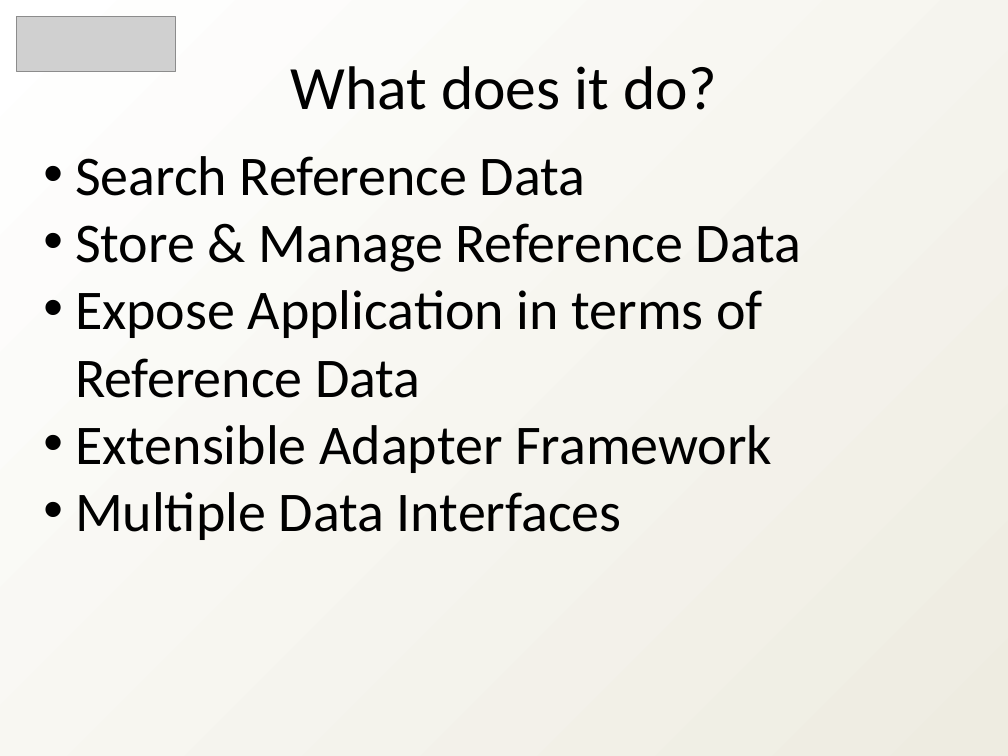
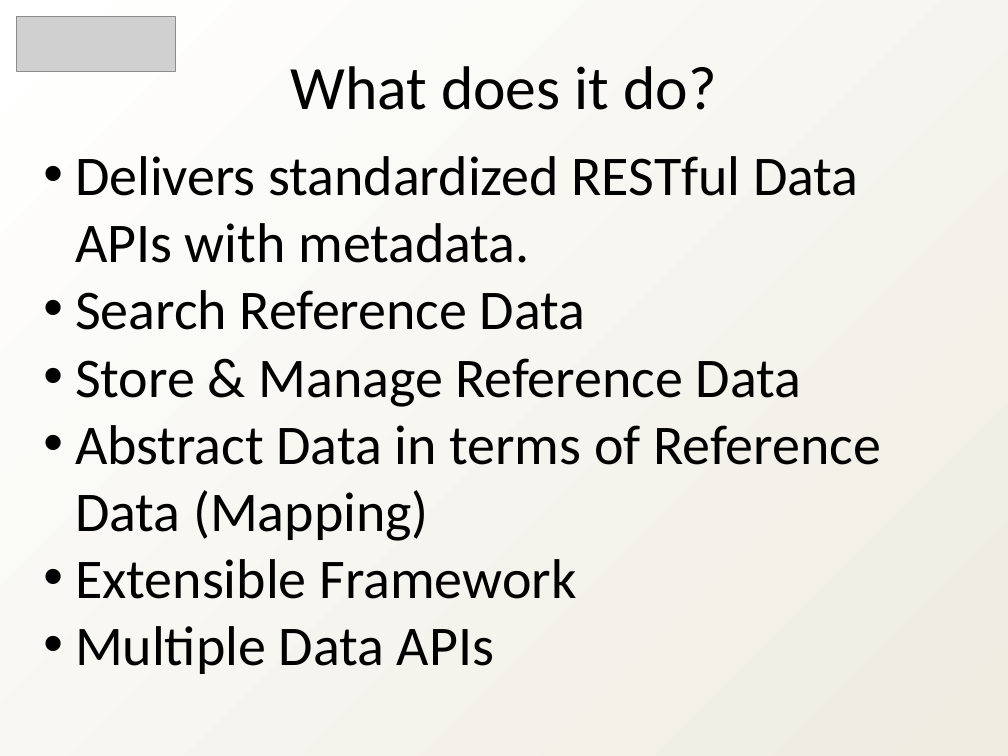
Before and after one commit to heyena/iring-tools, a slide deck: slide 2 of branches/2.0.x/Documentation/iRINGTools_Overview_v2.0.x.ppt. Drawn at 1008x756 pixels with LibreOffice and Linux fonts; fonts in the diff are those of the drawing; grey boxes stand for pictures. Boxes give left, top, right and bottom in pixels: in the first picture for what was removed or moved away, otherwise in the second. Text is boxed around its words. In the diff, an @@ line names an element or a change of style, - is before the commit and + after.

```diff
--- a/branches/2.0.x/Documentation/iRINGTools_Overview_v2.0.x.ppt
+++ b/branches/2.0.x/Documentation/iRINGTools_Overview_v2.0.x.ppt
@@ text at [75,156,858,263]: paragraph added @@
+• Delivers standardized RESTful Data APIs with metadata.
@@ text at [75,425,881,674]: text changed @@
-• Expose Application in terms of Reference Data
-• Extensible Adapter Framework
-• Multiple Data Interfaces
+• Abstract Data in terms of Reference Data (Mapping)
+• Extensible Framework
+• Multiple Data APIs
```
Also in this commit, not shown: 8 other slides changed, 7 slides added, 8 slides removed, 3 other files.
